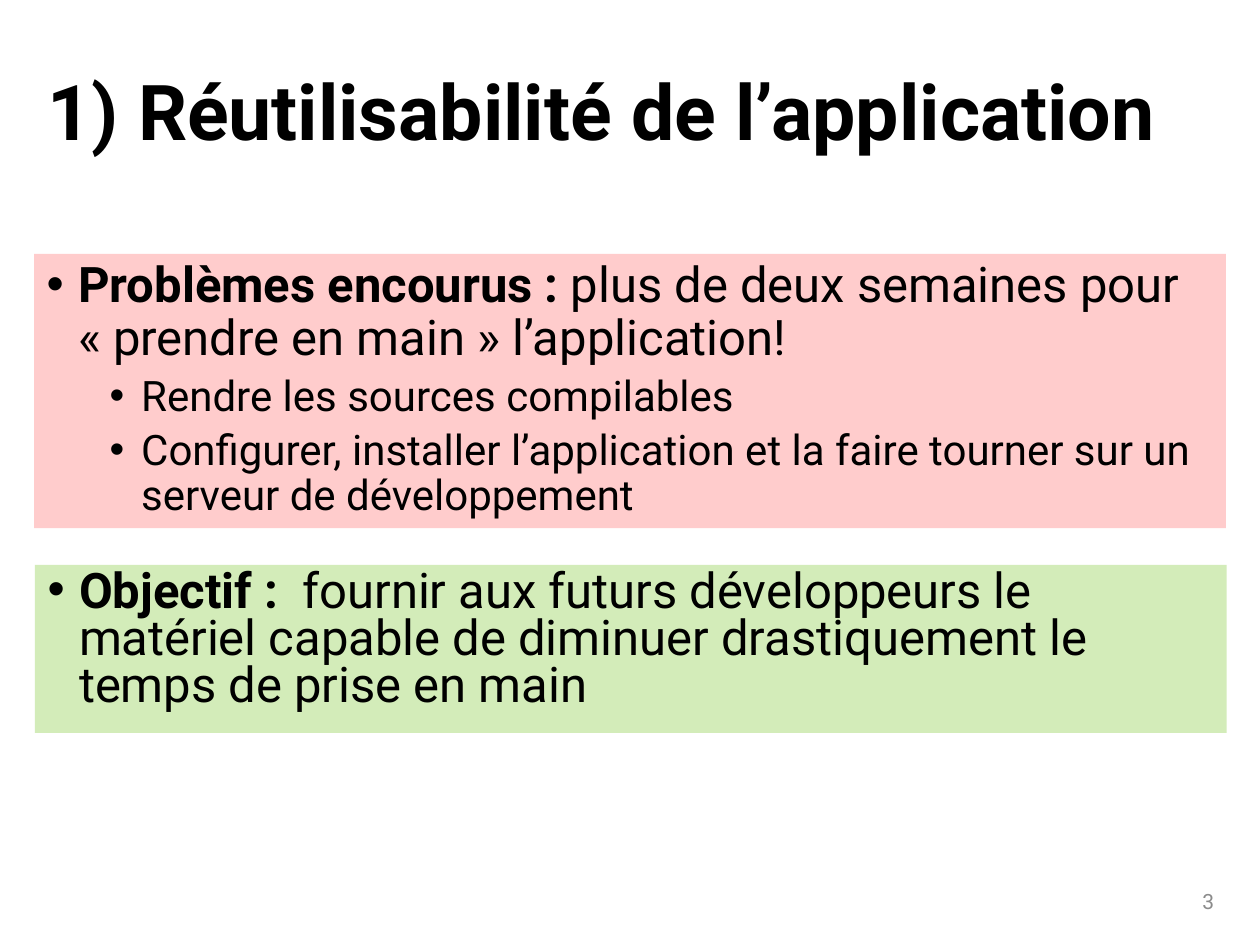
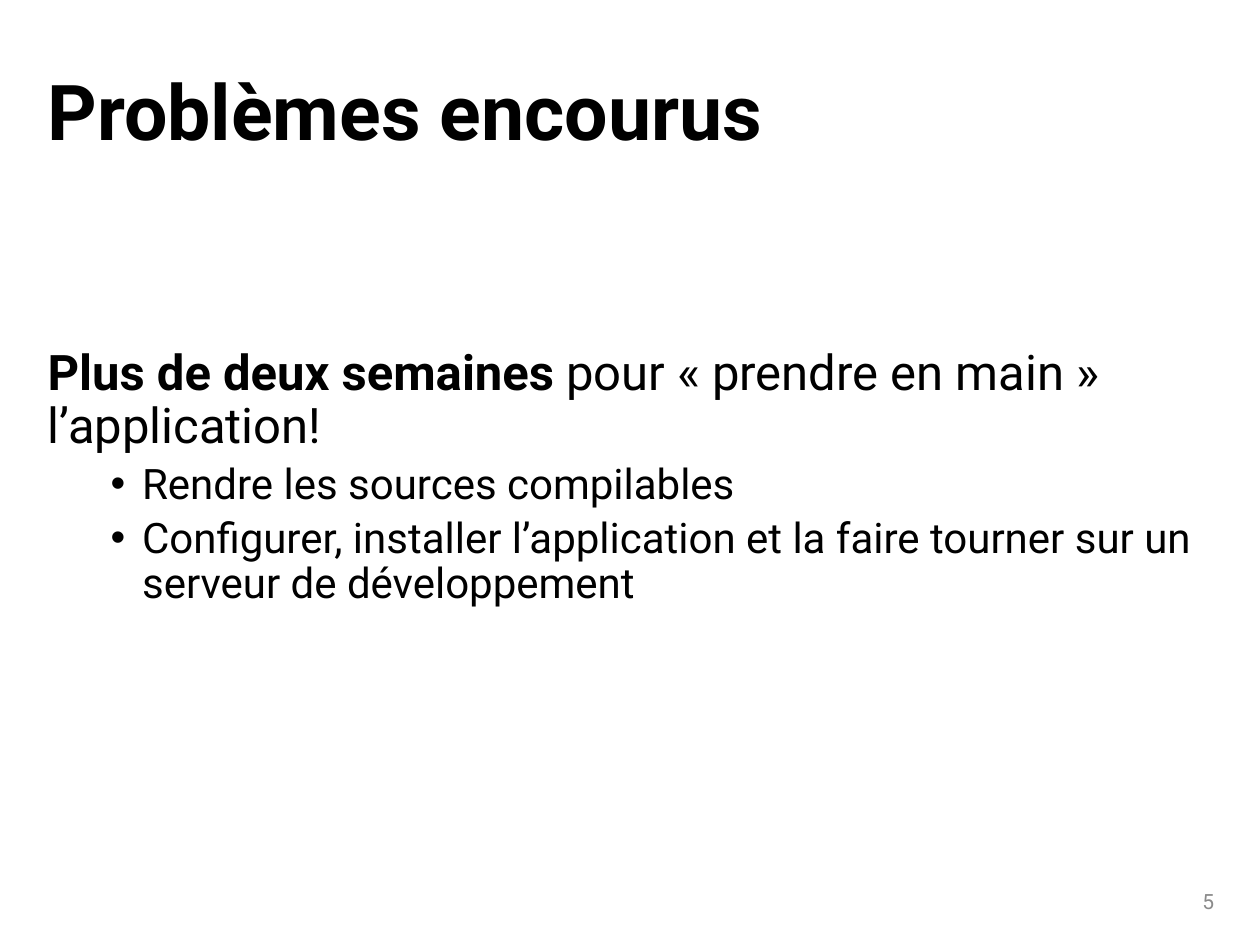
Before and after one commit to dosi-slides/2015_10_geomedia, a slide deck: slide 5 of slides.pptx (slide 3 before the commit). Drawn at 1260x945 pixels with LibreOffice and Linux fonts; fonts in the diff are those of the drawing. Boxes give left, top, right and bottom in pixels: in the first picture for what was removed or moved away, otherwise in the second. Text is boxed around its words. In the diff, an @@ line names an element or a change of style, - is before the commit and + after.

```diff
--- a/slides.pptx
+++ b/slides.pptx
@@ title at [48, 82, 762, 141]: text changed @@
-1) Réutilisabilité de l’application
+Problèmes encourus
@@ text "Plus de deux semaines pour ...": place and size @@
-text "Plus de deux semaines pour ..." at [34, 255, 1226, 529]
+text "Plus de deux semaines pour ..." at [48, 353, 1190, 607]
@@ text "Plus de deux semaines pour ..." at [48, 353, 1190, 607]: fill #FFCCCC to none @@
@@ text at [48, 353, 1064, 453]: text changed @@
-• Problèmes encourus : plus de deux semaines pour « prendre en main » l’application!
+Plus de deux semaines pour « prendre en main » l’application!
@@ rectangle removed at [35, 564, 1227, 732] @@
-• Objectif : fournir aux futurs développeurs le matériel capable de diminuer drastiquement le temps de prise en main
@@ page number at [1202, 894, 1214, 909]: text changed @@
-3
+5
```
Also in this commit, not shown: 18 other slides changed, 20 slides added, 5 slides removed, 1 other file.
